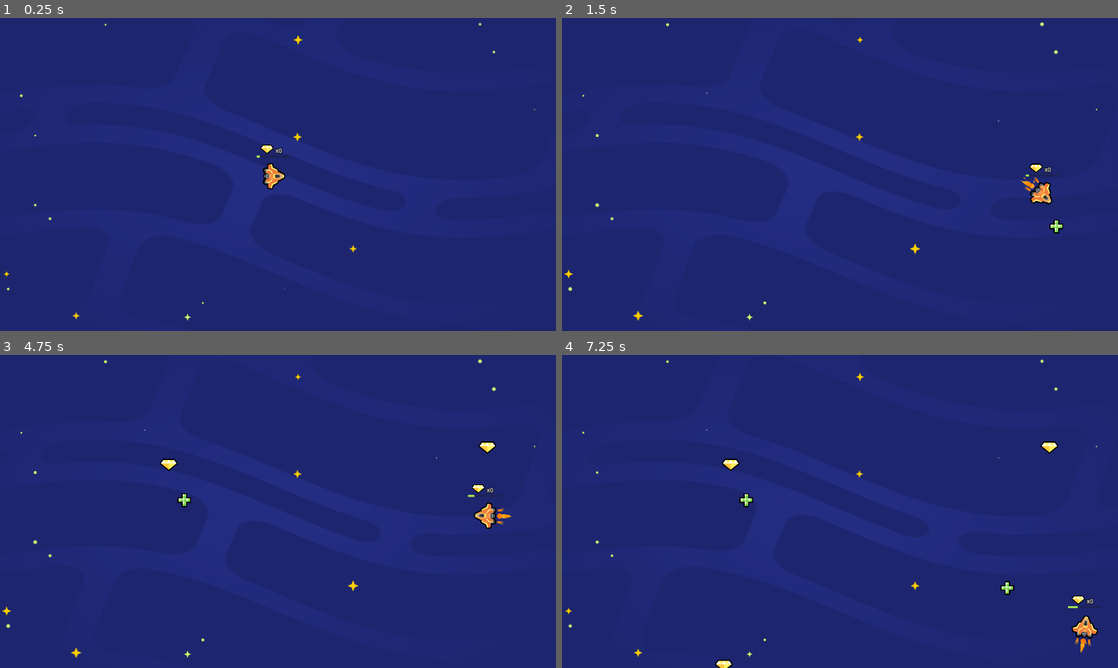
Above: before the commit, frames 1-4 (two rows, left to right).
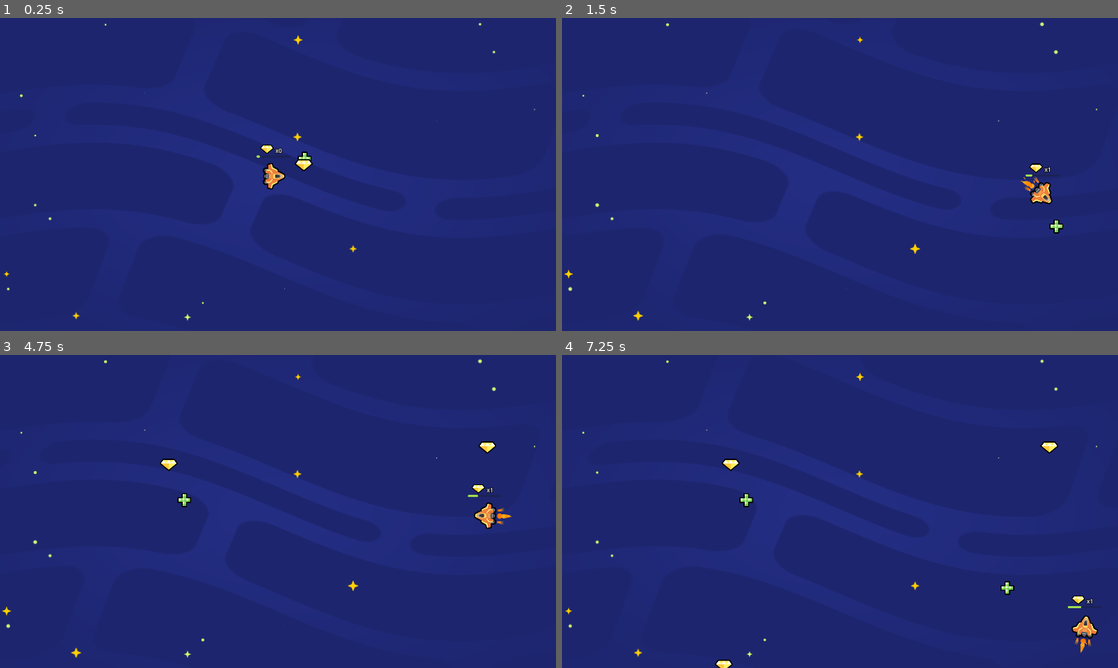
Above: after the commit, the same moments.

Repository: 707bremo/2d-GameDev-Course
Game: Godot game, scene res://lessons/space_level.tscn
The game is run twice, just before and just after one commit, with the same random seed, the same clock (stepped at 60 frames per second) and the same inputs.
Inputs:
- Up to frame 1 (0.25 s): no input
- Up to frame 2 (1.5 s): hold D (move_right) 0.53-1.28 s; hold S (move_down) from 1.28 s (still down)
- Up to frame 3 (4.75 s): release S (move_down) at 2.03 s; hold D (move_right) 2.03-2.78 s; hold W (move_up) 2.78-3.53 s; tap Enter at 3.5 s; hold A (move_left) from 3.53 s (still down)
- Up to frame 4 (7.25 s): release A (move_left) at 5.03 s; hold S (move_down) 5.03-5.78 s; hold D (move_right) 5.78-6.53 s; tap Space at 6.5 s; hold W (move_up) from 6.53 s (still down)

The runs differ from the first frame. In frame 1, 0.1% of the frame differs, in the area x 53-57%, y 42-49%; in frame 2, less than 0.1%; in frame 3, less than 0.1%; in frame 4, less than 0.1%.

Commit message:
M5-L8 Filtering Lesson Completed
Using the Collision Panel for the Area nodes Gem and HealthPack, we can filter what it detects by changing its layer and mask properties. We made it so that if they spawn near each other, they don't make the other disappear.

Diff:
--- a/05.loot_it_all_workbook/lessons/gem.tscn
+++ b/05.loot_it_all_workbook/lessons/gem.tscn
@@ -7,6 +7,7 @@
 radius = 26.0192
 
 [node name="Gem" type="Area2D" groups=["gem"]]
+collision_layer = 2
 script = ExtResource("1_icvbp")
 
 [node name="Sprite2D" type="Sprite2D" parent="."]
--- a/05.loot_it_all_workbook/lessons/health_pack.tscn
+++ b/05.loot_it_all_workbook/lessons/health_pack.tscn
@@ -7,6 +7,7 @@
 radius = 26.0192
 
 [node name="HealthPack" type="Area2D" groups=["healing_item"]]
+collision_layer = 2
 script = ExtResource("1_eliju")
 
 [node name="Sprite2D" type="Sprite2D" parent="."]
--- a/05.loot_it_all_workbook/lessons/random_item_placer.gd
+++ b/05.loot_it_all_workbook/lessons/random_item_placer.gd
@@ -13,6 +13,7 @@
 	var random_item_scene: PackedScene = item_scenes.pick_random()
 	var item_instance := random_item_scene.instantiate()
 	add_child(item_instance)
+
 	var viewport_size := get_viewport_rect().size
 	var random_position := Vector2(0, 0)
 	random_position.x = randf_range(0, viewport_size.x)
--- a/05.loot_it_all_workbook/lessons/ship.tscn
+++ b/05.loot_it_all_workbook/lessons/ship.tscn
@@ -23,6 +23,7 @@
 
 [node name="Ship" type="Area2D"]
 position = Vector2(802, 466)
+collision_mask = 2
 script = ExtResource("4_p1sls")
 
 [node name="Sprite2D" type="Sprite2D" parent="."]
--- a/05.loot_it_all_workbook/lessons/space_level.tscn
+++ b/05.loot_it_all_workbook/lessons/space_level.tscn
@@ -1,8 +1,10 @@
-[gd_scene load_steps=4 format=3 uid="uid://btkjymc78ap8d"]
+[gd_scene load_steps=6 format=3 uid="uid://btkjymc78ap8d"]
 
 [ext_resource type="PackedScene" uid="uid://dmv50krf4bo5r" path="res://lessons/ship.tscn" id="2_2j1u5"]
 [ext_resource type="PackedScene" uid="uid://bxfevggvxo634" path="res://assets/background/space_background.tscn" id="3_e6xy1"]
 [ext_resource type="PackedScene" uid="uid://dbkjxsysujcsg" path="res://lessons/random_item_placer.tscn" id="3_j7osw"]
+[ext_resource type="PackedScene" uid="uid://crq0voditumtg" path="res://lessons/health_pack.tscn" id="4_sqsyl"]
+[ext_resource type="PackedScene" uid="uid://befshg3e2mtq6" path="res://lessons/gem.tscn" id="5_f15f4"]
 
 [node name="Level" type="Node2D"]
 
@@ -12,3 +14,9 @@
 [node name="SpaceBackground" parent="." instance=ExtResource("3_e6xy1")]
 
 [node name="RandomItemPlacer" parent="." instance=ExtResource("3_j7osw")]
+
+[node name="HealthPack" parent="." instance=ExtResource("4_sqsyl")]
+position = Vector2(1052, 485)
+
+[node name="Gem" parent="." instance=ExtResource("5_f15f4")]
+position = Vector2(1049, 508)
Not shown: 1 places in 05.loot_it_all_workbook/practices/L7.P1.spawn_random_items/spawn_random_items.tscn that only renumber resources
